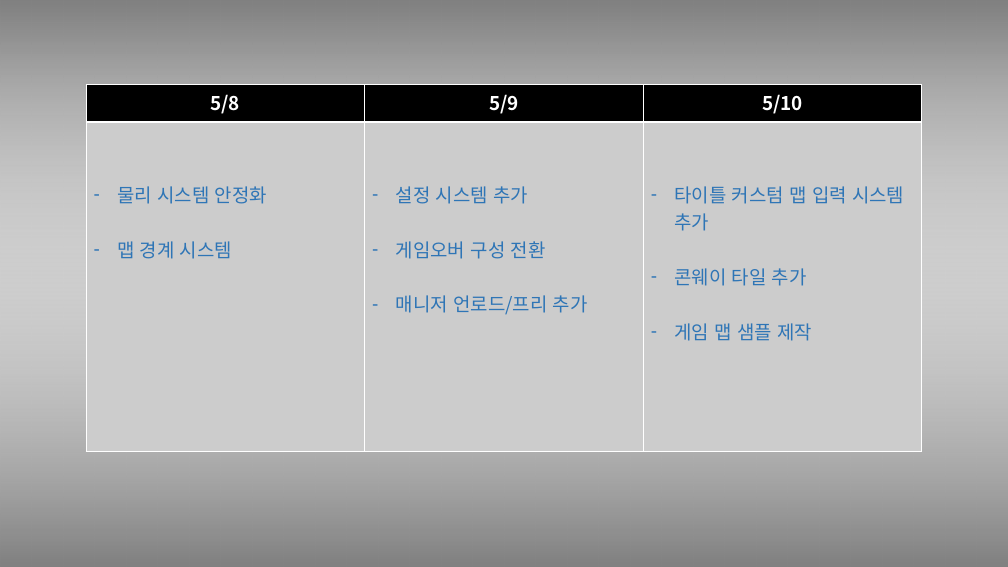
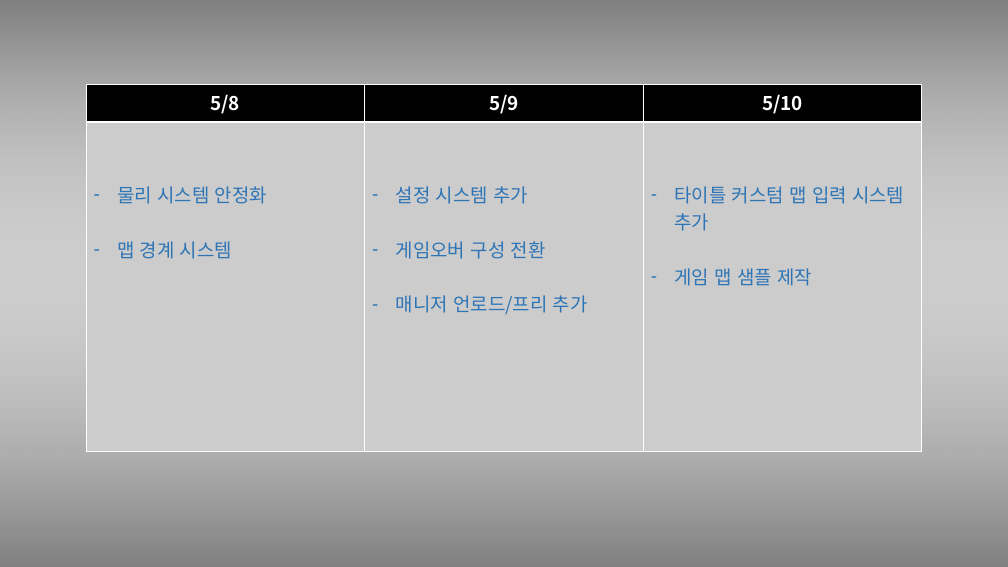
Before and after one commit to Niiok/inha_2021, a slide deck: slide 38 of Console_game/May7ppt.pptm. Drawn at 1008x567 pixels with LibreOffice and Linux fonts; fonts in the diff are those of the drawing. Boxes give left, top, right and bottom in pixels: in the first picture for what was removed or moved away, otherwise in the second. Text is boxed around its words. In the diff, an @@ line names an element or a change of style, - is before the commit and + after.

```diff
--- a/Console_game/May7ppt.pptm
+++ b/Console_game/May7ppt.pptm
@@ table at (86,85,923,451) @@
-row 2, column 3: 타이틀 커스텀 맵 입력 시스템 추가 / 콘웨이 타일 추가 / 게임 맵 샘플 제작
+row 2, column 3: 타이틀 커스텀 맵 입력 시스템 추가 / 게임 맵 샘플 제작
```
Also in this commit, not shown: 10 other files.
